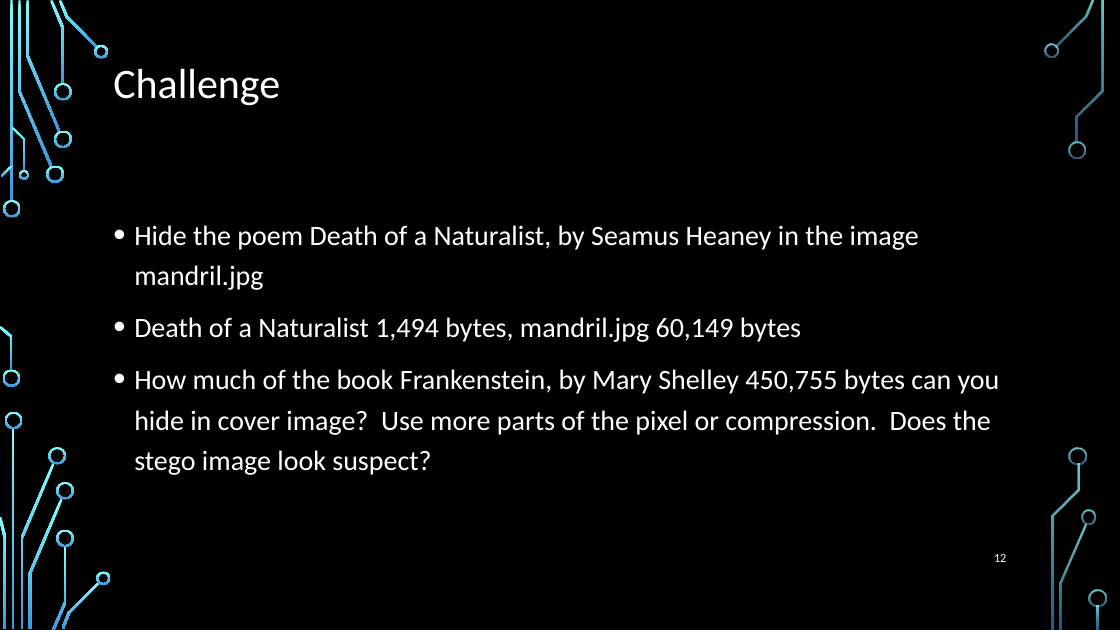
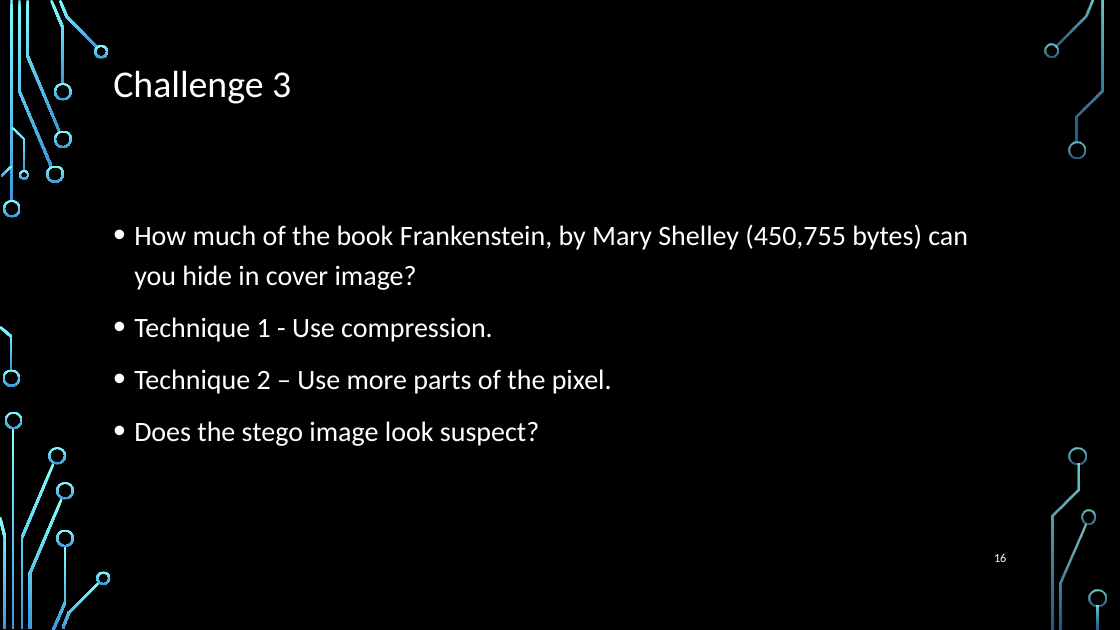
Before and after one commit to torrens/kainosSteg, a slide deck: slide 16 of kainosSteg.pptx (slide 12 before the commit). Drawn at 1120x630 pixels with LibreOffice and Linux fonts; fonts in the diff are those of the drawing; background and template pictures are left out. Boxes give left, top, right and bottom in pixels: in the first picture for what was removed or moved away, otherwise in the second. Text is boxed around its words. In the diff, an @@ line names an element or a change of style, - is before the commit and + after.

```diff
--- a/kainosSteg.pptx
+++ b/kainosSteg.pptx
@@ title at box(113, 70, 291, 104): text changed; size 36 to 32.4 pt @@
-Challenge
+Challenge 3
@@ text at box(134, 224, 968, 446): text changed @@
-• Hide the poem Death of a Naturalist, by Seamus Heaney in the image mandril.jpg
-• Death of a Naturalist 1,494 bytes, mandril.jpg 60,149 bytes
-• How much of the book Frankenstein, by Mary Shelley 450,755 bytes can you hide in cover image? Use more parts of the pixel or compression. Does the stego image look suspect?
+• How much of the book Frankenstein, by Mary Shelley (450,755 bytes) can you hide in cover image?
+• Technique 1 - Use compression.
+• Technique 2 – Use more parts of the pixel.
+• Does the stego image look suspect?
@@ page number at box(994, 553, 1006, 562): text changed @@
-12
+16
```
Also in this commit, not shown: 5 other slides changed, 4 slides added, 13 other files.
